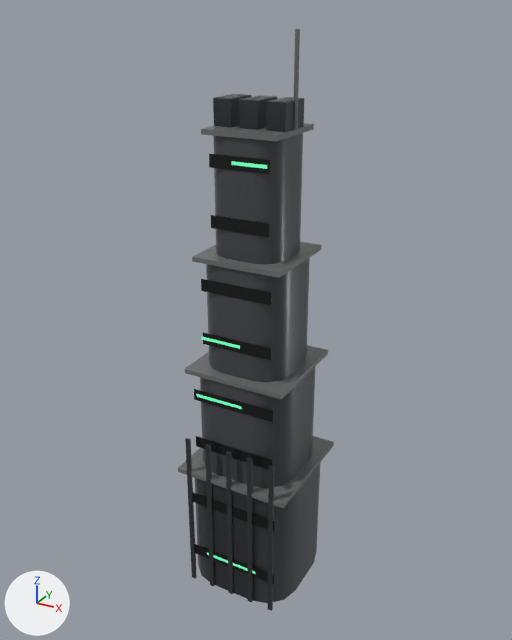
Before and after pictures for a commit that changed the glTF model generated_assets/environments/vita/vta_env_massing_tower_b.glb.
Rendered twice from a 50 mm camera at (7.72, -14.15, 14.59) aimed at (-0.13, 0.11, 7.47). The axes (+X, +Y, +Z) are drawn at lower left. The lights are the same throughout. The first picture is the older version. Where no turn or scale is listed for an object, it has been applied to the vertices. Vertices at exactly the same position are counted once.

Before the edit, the objects in view are built like this:
```python
ob_mesh_intact = bpy.data.objects.new('mesh_intact', me_mesh_intact)
ob_mesh_intact.location = (0.0, 0.0, 0.0)
```
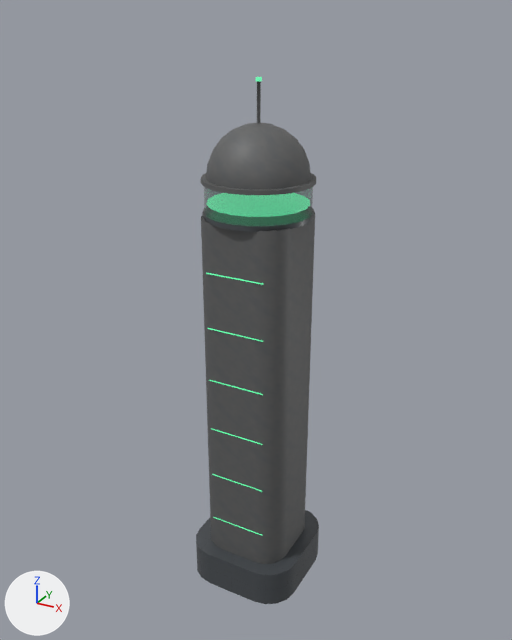
Location of each change, [x1, y1, x2, y2] in pixels of the pictures (512 x 640 px):
'mesh_intact', surface changed, reshaped (21% narrower, 9% shorter)
    before: [178, 29, 334, 611]
    after: [196, 77, 319, 604]
part 1 of me_mesh_intact, added
    after: [213, 517, 262, 536]
part 2 of me_mesh_intact, added
    after: [212, 474, 262, 492]
part 3 of me_mesh_intact, added
    after: [211, 428, 263, 445]
part 4 of me_mesh_intact, added
    after: [209, 380, 263, 395]
part 5 of me_mesh_intact, added
    after: [208, 328, 263, 342]
part 6 of me_mesh_intact, added
    after: [206, 273, 263, 285]
part 7 of me_mesh_intact, added (green)
    after: [206, 193, 310, 217]
part 8 of me_mesh_intact, added
    after: [202, 206, 314, 232]
part 9 of me_mesh_intact, added
    after: [200, 173, 316, 195]
part 10 of me_mesh_intact, added
    after: [257, 81, 261, 123]
part 11 of me_mesh_intact, rebuilt (33% shorter)
    before: [195, 463, 320, 603]
    after: [196, 510, 319, 604]
part 12 of me_mesh_intact, rebuilt
    before: [206, 258, 310, 383]
    after: [201, 212, 315, 564]
part 13 of me_mesh_intact, added
    after: [206, 123, 311, 189]
part 14 of me_mesh_intact, deleted
    before: [178, 29, 334, 611]
part 15 of me_mesh_intact, deleted
    before: [201, 95, 314, 264]

Edits to the bpy script that builds the scene:
```text
Change mat_mat_glass_polymer_vta:
    where n2 = _N.new('ShaderNodeMix'); n2.name = 'Mix'
    n2.inputs[7].default_value: (0.12, 0.126, 0.146, 1.0) -> (0.222, 0.22, 0.215, 1.0)  # 'B', dark grey #61636b -> 'B', grey #828180
    where n5 = _N.new('ShaderNodeTexImage'); n5.name = 'Image Texture'
    n5.image: img_vta_mat_reinforced_steel_a_albedo -> img_shr_mat_frosted_polymer_a_albedo
    where n6 = _N.new('ShaderNodeMath'); n6.name = 'Math'
    n6.inputs[1].default_value: 0.138 -> 0.125  # 'Value'
    where n8 = _N.new('ShaderNodeTexImage'); n8.name = 'Image Texture.001'
    n8.image: img_vta_mat_reinforced_steel_a_orm -> img_shr_mat_frosted_polymer_a_orm
    where n10 = _N.new('ShaderNodeTexImage'); n10.name = 'Image Texture.002'
    n10.image: img_vta_mat_reinforced_steel_a_normal -> img_shr_mat_frosted_polymer_a_normal
Add mat_mat_glass_polymer_vta_frame:
    mat_mat_glass_polymer_vta_frame = bpy.data.materials.new('mat_glass_polymer_vta_frame')
    # colours: dark grey #61636b, mixed with the vertex colours
    # uses the picture img_vta_mat_reinforced_steel_a_albedo
    # uses the picture img_vta_mat_reinforced_steel_a_normal
    # uses the picture img_vta_mat_reinforced_steel_a_orm
Add mat_glass_clear_vta:
    mat_glass_clear_vta = bpy.data.materials.new('glass_clear_vta')
    # nodes: BsdfPrincipled, Math, Mix, OutputMaterial, VertexColor
    # colours: greyish green #8fb3a8, mixed with the vertex colours
Change me_mesh_intact:
    remove me_mesh_intact.from_pydata(...)  # 452 vertices, 728 faces; spans x -1.55..1.55, y -1.56..1.55, z 0.0..14.21
    add me_mesh_intact.from_pydata(...)  # 457 vertices, 854 faces; spans x -1.5..1.5, y -1.5..1.5, z 0.0..13.24
    me_mesh_intact part 1: a new loose piece, a box spanning x -0.75..0.75, y -1.152..-1.148, z 1.985..2.015, in mat_emit_green_vta
    me_mesh_intact part 2: a new loose piece, a box spanning x -0.75..0.75, y -1.152..-1.148, z 3.385..3.415, in mat_emit_green_vta
    me_mesh_intact part 3: a new loose piece, a box spanning x -0.75..0.75, y -1.152..-1.148, z 4.785..4.815, in mat_emit_green_vta
    me_mesh_intact part 4: a new loose piece, a box spanning x -0.75..0.75, y -1.152..-1.148, z 6.185..6.215, in mat_emit_green_vta
    me_mesh_intact part 5: a new loose piece, a box spanning x -0.75..0.75, y -1.152..-1.148, z 7.585..7.615, in mat_emit_green_vta
    me_mesh_intact part 6: a new loose piece, a box spanning x -0.75..0.75, y -1.152..-1.148, z 8.985..9.015, in mat_emit_green_vta
    me_mesh_intact part 7: a new loose piece, a 20-sided cylinder along z spanning x -1.2..1.2, y -1.2..1.2, z 10.48..10.52, in mat_emit_green_vta
    me_mesh_intact part 8: a new loose piece, a 20-sided cylinder along z spanning x -1.3..1.3, y -1.3..1.3, z 10.18..10.3, in mat_mat_glass_polymer_vta_frame
    me_mesh_intact part 9: a new loose piece, a 20-sided cylinder along z spanning x -1.32..1.32, y -1.32..1.32, z 10.98..11.08, in mat_mat_glass_polymer_vta
    me_mesh_intact part 10: a new loose piece, a 6-sided cylinder along z spanning x -0.035..0.035, y -0.04..0.04, z 12.0..13.2, in mat_trim_trim_vta
    me_mesh_intact part 11: the loose piece of 32 vertices spanning x -1.5..1.5, y -1.5..1.5, z 0.0..3.45 is rebuilt with 40 vertices and now spans x -1.5..1.5, y -1.5..1.5, z 0.0..1.0, in mat_mat_glass_polymer_vta_frame
    me_mesh_intact part 12: the loose piece of 32 vertices spanning x -1.08..1.08, y -1.08..1.08, z 6.45..9.21 is rebuilt with 40 vertices and now spans x -1.14..1.14, y -1.14..1.14, z 1.0..10.2
    me_mesh_intact part 13: a new loose piece of 141 vertices spanning x -1.2..1.2, y -1.2..1.2, z 11.08..12.28, in mat_mat_glass_polymer_vta
    me_mesh_intact part 14: 38 loose pieces with 332 vertices, spanning x -1.55..1.55, y -1.56..1.55, z 0.0..14.21, are deleted
    me_mesh_intact part 15
    56 vertices are removed from x -0.92..0.92, y -0.92..0.92, z 9.33..12.81
    96 faces are deleted
    other edits to the shape of me_mesh_intact do not show in these pictures
    remove me_mesh_intact.materials.append(mat_trim_internal_vta)
    remove me_mesh_intact.materials.append(mat_trim_dark_vta)
    add me_mesh_intact.materials.append(mat_glass_clear_vta)
    add me_mesh_intact.materials.append(mat_mat_glass_polymer_vta_frame)
```
